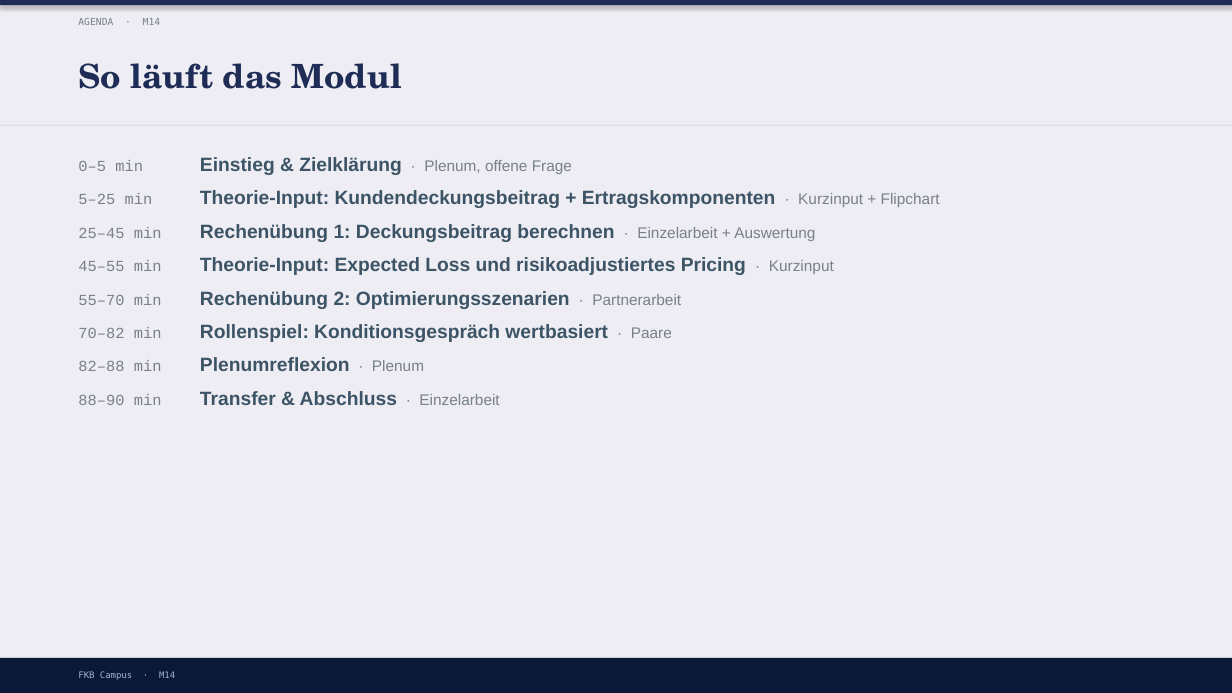
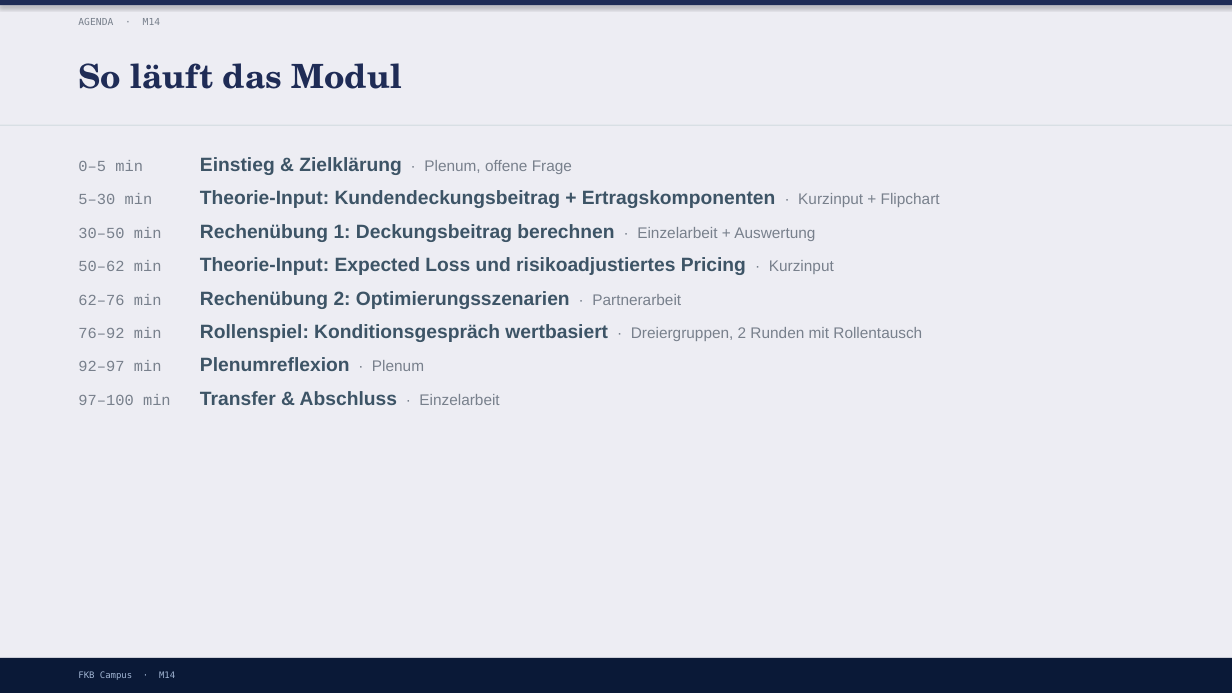
Before and after one commit to ck5rqc47pr-byte/firmenkundenakademie-online, a slide deck: slide 4 of protected-downloads/praesentation/M14.pptx. Drawn at 1232x693 pixels with LibreOffice and Linux fonts; fonts in the diff are those of the drawing. Boxes give left, top, right and bottom in pixels: in the first picture for what was removed or moved away, otherwise in the second. Text is boxed around its words. In the diff, an @@ line names an element or a change of style, - is before the commit and + after.

```diff
--- a/protected-downloads/praesentation/M14.pptx
+++ b/protected-downloads/praesentation/M14.pptx
@@ text at box(78, 190, 940, 405): text changed @@
-5–25 min Theorie-Input: Kundendeckungsbeitrag + Ertragskomponenten · Kurzinput + Flipchart
-25–45 min Rechenübung 1: Deckungsbeitrag berechnen · Einzelarbeit + Auswertung
-45–55 min Theorie-Input: Expected Loss und risikoadjustiertes Pricing · Kurzinput
-55–70 min Rechenübung 2: Optimierungsszenarien · Partnerarbeit
-70–82 min Rollenspiel: Konditionsgespräch wertbasiert · Paare
-82–88 min Plenumreflexion · Plenum
-88–90 min Transfer & Abschluss · Einzelarbeit
+5–30 min Theorie-Input: Kundendeckungsbeitrag + Ertragskomponenten · Kurzinput + Flipchart
+30–50 min Rechenübung 1: Deckungsbeitrag berechnen · Einzelarbeit + Auswertung
+50–62 min Theorie-Input: Expected Loss und risikoadjustiertes Pricing · Kurzinput
+62–76 min Rechenübung 2: Optimierungsszenarien · Partnerarbeit
+76–92 min Rollenspiel: Konditionsgespräch wertbasiert · Dreiergruppen, 2 Runden mit Rollentausch
+92–97 min Plenumreflexion · Plenum
+97–100 min Transfer & Abschluss · Einzelarbeit
```
Also in this commit, not shown: 2 other files.
